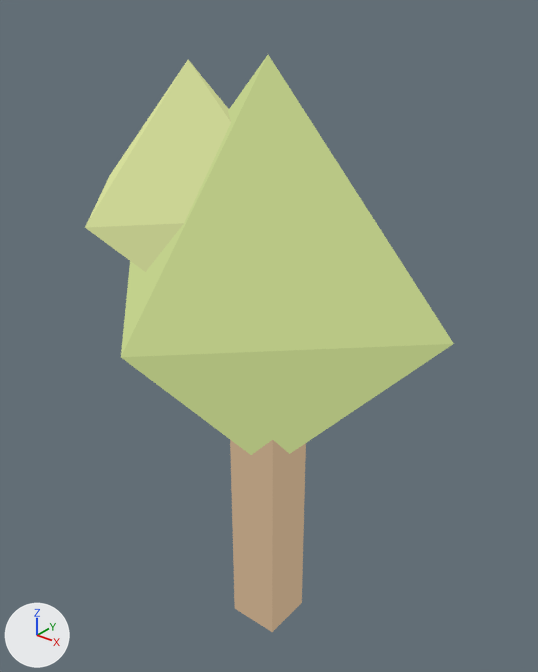
Before and after pictures for a commit that changed the glTF model art/exports/tree.gltf.
The view is the same before and after, from a 50 mm lens placed at (1.236, -1.542, 2.024), pointed at (-0.028, 0.039, 1.044). The axes (+X, +Y, +Z) are drawn at lower left. The lights are the same throughout. The picture after the commit comes second. Vertices at exactly the same position are counted once.

Before the edit, the objects in view are built like this:
```python
me_tree = bpy.data.meshes.new('tree')
me_tree.from_pydata(...)  # 20 vertices, 28 faces; spans x -0.57..0.57, y -0.55..0.55, z 0.0..1.85
me_tree.materials.append(mat_bakedpalette)
ob_tree = bpy.data.objects.new('tree', me_tree)
ob_tree.location = (0.0, 0.0, 0.0)
```
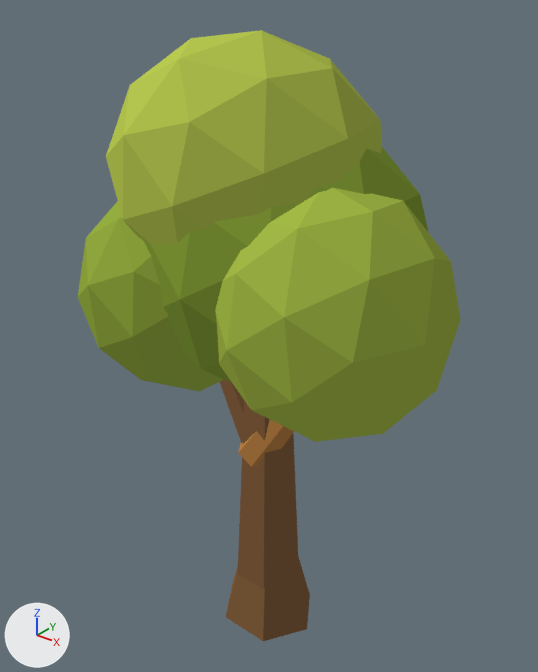
What differs and where, as boxes (x1, y1, x2, y2) in the pictures (538 x 672 px):
'tree', reshaped
    before: (85, 55, 454, 632)
    after: (78, 30, 461, 641)
part 1 of me_tree, added (brown)
    after: (226, 556, 310, 641)
part 2 of me_tree, added (brown)
    after: (238, 400, 298, 589)
part 3 of me_tree, added (green)
    after: (144, 147, 429, 382)
part 4 of me_tree, added (green)
    after: (78, 201, 224, 392)
part 5 of me_tree, added (green)
    after: (215, 188, 461, 442)
part 6 of me_tree, rebuilt
    before: (85, 60, 231, 272)
    after: (106, 30, 382, 245)
part 7 of me_tree, built on
    before: (121, 55, 454, 632)
    after: (220, 380, 294, 467)

Edits to the bpy script that builds the scene:
```text
Change me_tree:
    used by ob_tree; location = (0.0, 0.0, 0.0)
    remove me_tree.from_pydata(...)  # 20 vertices, 28 faces; spans x -0.57..0.57, y -0.55..0.55, z 0.0..1.85
    add me_tree.from_pydata(...)  # 216 vertices, 400 faces; spans x -0.58..0.58, y -0.38..0.49, z 0.0..1.9
    me_tree part 1: a new loose piece, a 6-sided cut cone along z (radius 0.17 by 0.15 at the low end, 0.1 at the high end) spanning x -0.17..0.17, y -0.13..0.13, z 0.0..0.26, in mat_bakedpalette
    me_tree part 2: a new loose piece, a 6-sided cut cone along z (radius 0.13 at the low end, 0.08 at the high end) spanning x -0.12..0.12, y -0.1..0.1, z 0.0..0.96, in mat_bakedpalette
    me_tree part 3: a new loose piece, an icosphere of 80 faces spanning x -0.43..0.43, y -0.35..0.49, z 0.88..1.72, in mat_bakedpalette
    me_tree part 4: a new loose piece, an icosphere of 80 faces spanning x -0.58..0.04, y -0.37..0.25, z 0.86..1.5, in mat_bakedpalette
    me_tree part 5: a new loose piece, an icosphere of 80 faces spanning x -0.04..0.58, y -0.38..0.24, z 0.91..1.57, in mat_bakedpalette
    me_tree part 6: the loose piece of 6 vertices spanning x -0.53..0.17, y -0.47..0.28, z 1.13..1.83 is rebuilt with 42 vertices and now spans x -0.48..0.28, y -0.34..0.41, z 1.18..1.9
    me_tree part 7
    14 vertices are removed from x -0.57..0.57, y -0.55..0.55, z 0.0..1.85
    20 faces are deleted
    24 vertices are added at x -0.29..0.29, y -0.1..0.11, z 0.59..1.17
    40 new faces join them
```
